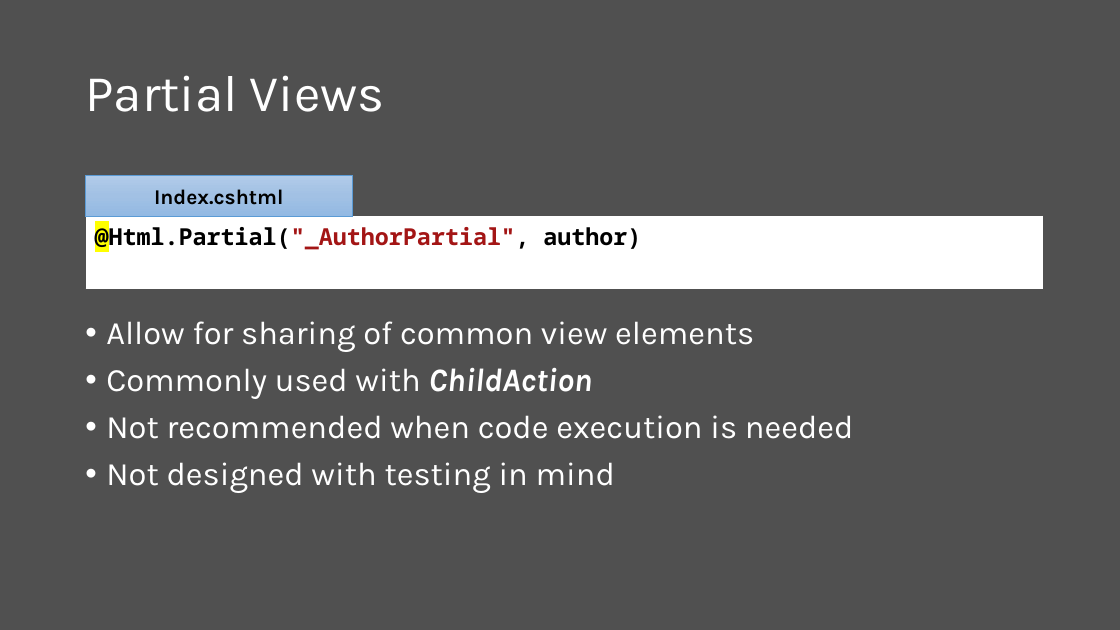
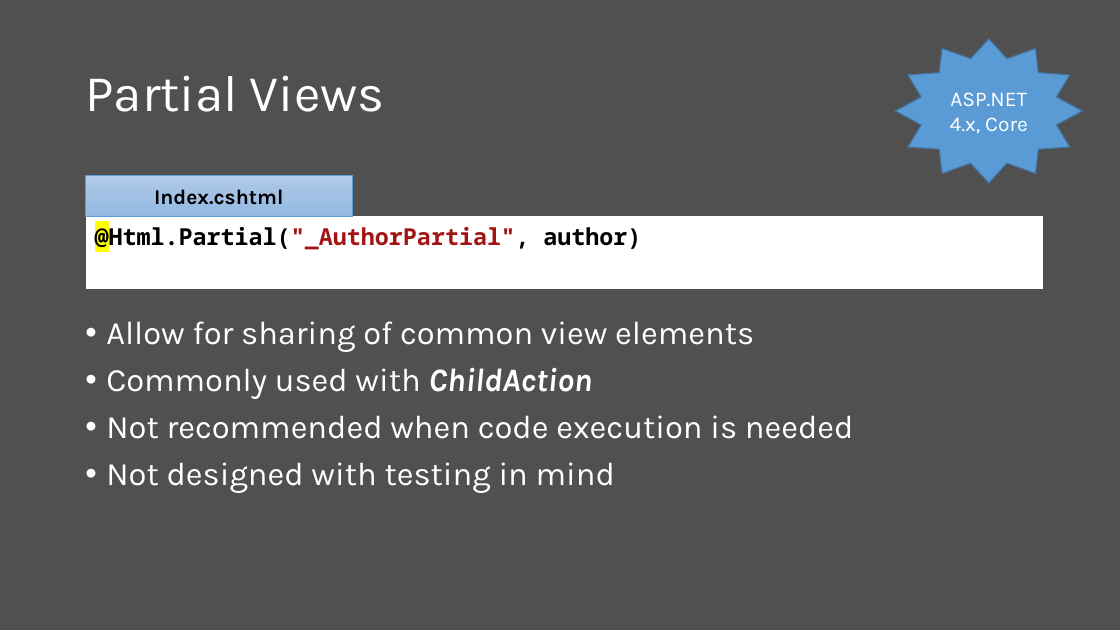
Before and after one commit to scottaddie/slide-decks, a slide deck: slide 7 of Building Reusable UI Components in ASP.NET Core MVC.pptx. Drawn at 1120x630 pixels with LibreOffice and Linux fonts; fonts in the diff are those of the drawing. Boxes give left, top, right and bottom in pixels: in the first picture for what was removed or moved away, otherwise in the second. Text is boxed around its words. In the diff, an @@ line names an element or a change of style, - is before the commit and + after.

```diff
--- a/Building Reusable UI Components in ASP.NET Core MVC.pptx
+++ b/Building Reusable UI Components in ASP.NET Core MVC.pptx
@@ star added at (896,39,1083,183), fill #5B9BD5, outline #43739E 1 pt, 18 pt, text #FFFFFF @@
+ASP.NET 4.x, Core
```
Also in this commit, not shown: 3 other slides changed.
